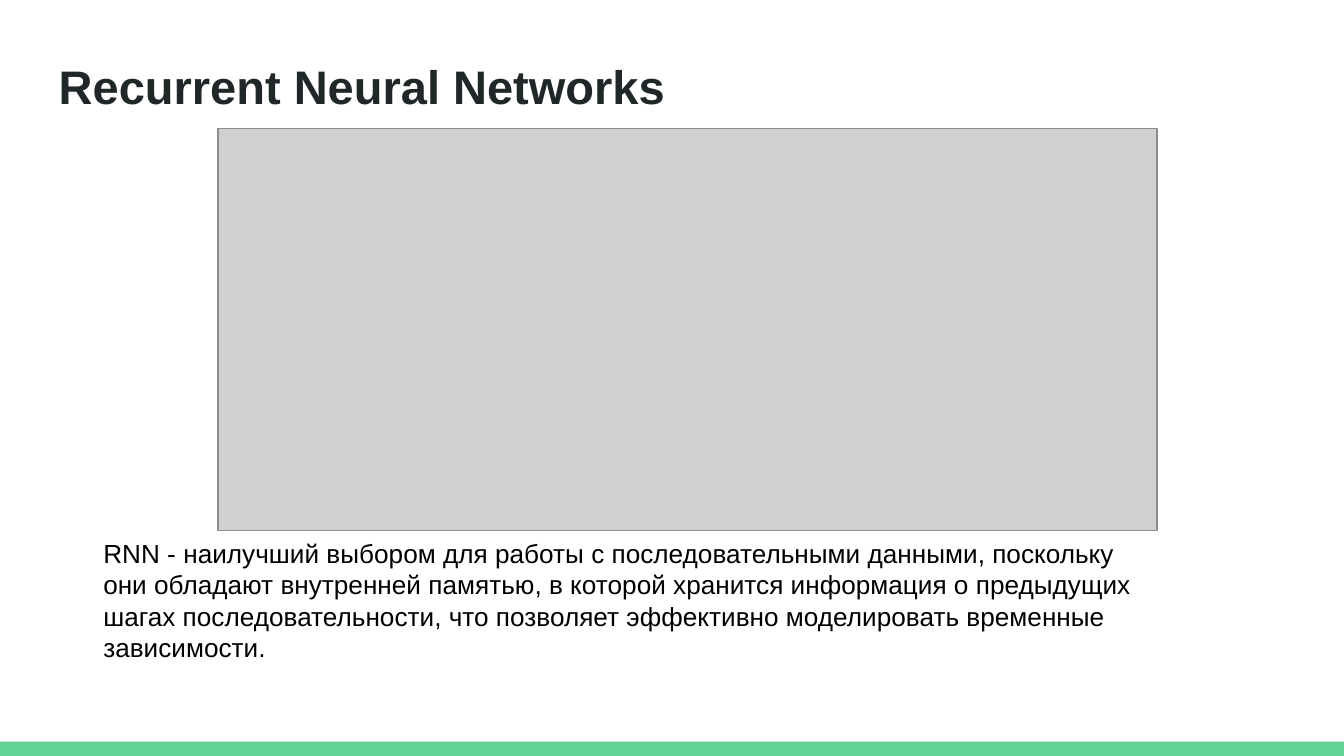
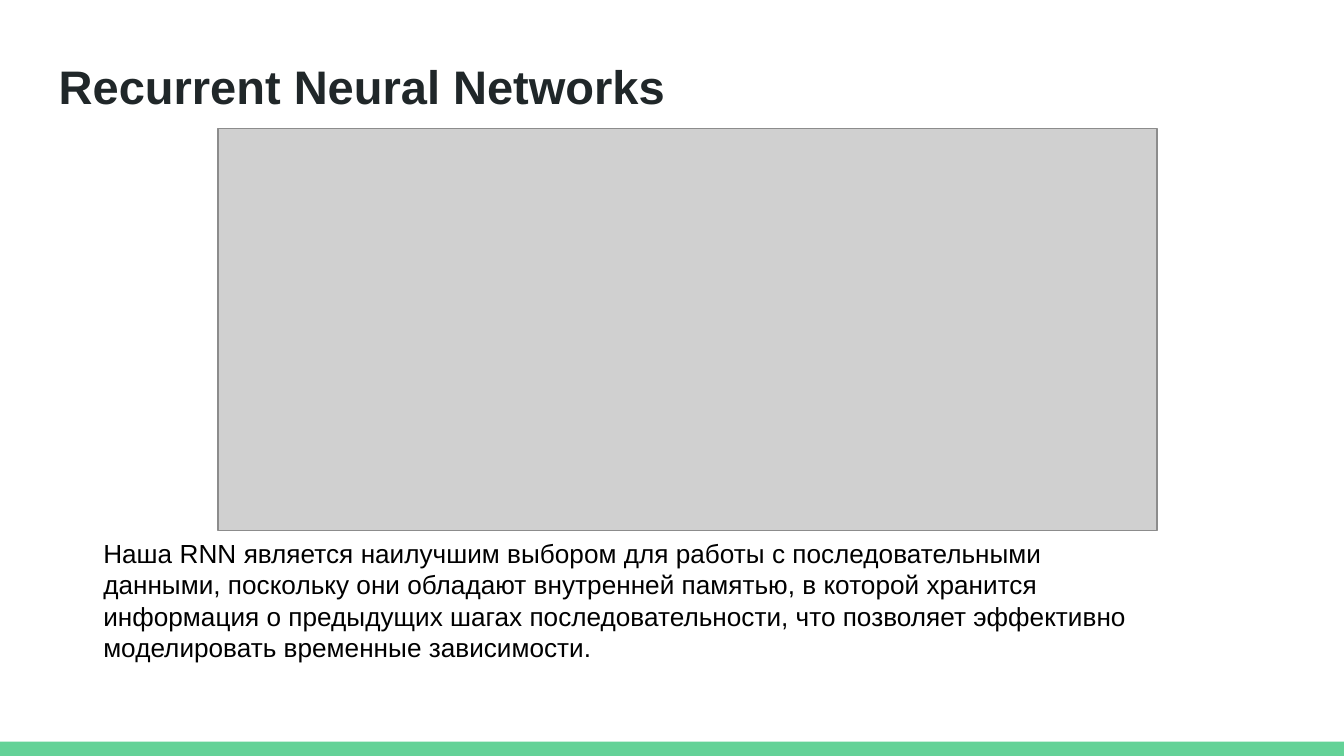
Before and after one commit to SamatKabdygaliKazakhstan/GreenPulseRNN_Samat_Kabdygali, a slide deck: slide 5 of GreenPulseRNN_Samat Kabdygali.pptx. Drawn at 1344x756 pixels with LibreOffice and Linux fonts; fonts in the diff are those of the drawing; grey boxes stand for pictures. Boxes give left, top, right and bottom in pixels: in the first picture for what was removed or moved away, otherwise in the second. Text is boxed around its words. In the diff, an @@ line names an element or a change of style, - is before the commit and + after.

```diff
--- a/GreenPulseRNN_Samat Kabdygali.pptx
+++ b/GreenPulseRNN_Samat Kabdygali.pptx
@@ text at box(103, 544, 1125, 663): text changed @@
-RNN - наилучший выбором для работы с последовательными данными, поскольку они обладают внутренней памятью, в которой хранится информация о предыдущих шагах последовательности, что позволяет эффективно моделировать временные зависимости.
+Наша RNN является наилучшим выбором для работы с последовательными данными, поскольку они обладают внутренней памятью, в которой хранится информация о предыдущих шагах последовательности, что позволяет эффективно моделировать временные зависимости.
```
Also in this commit, not shown: 4 other slides changed, 2 slides added, 3 slides removed.
